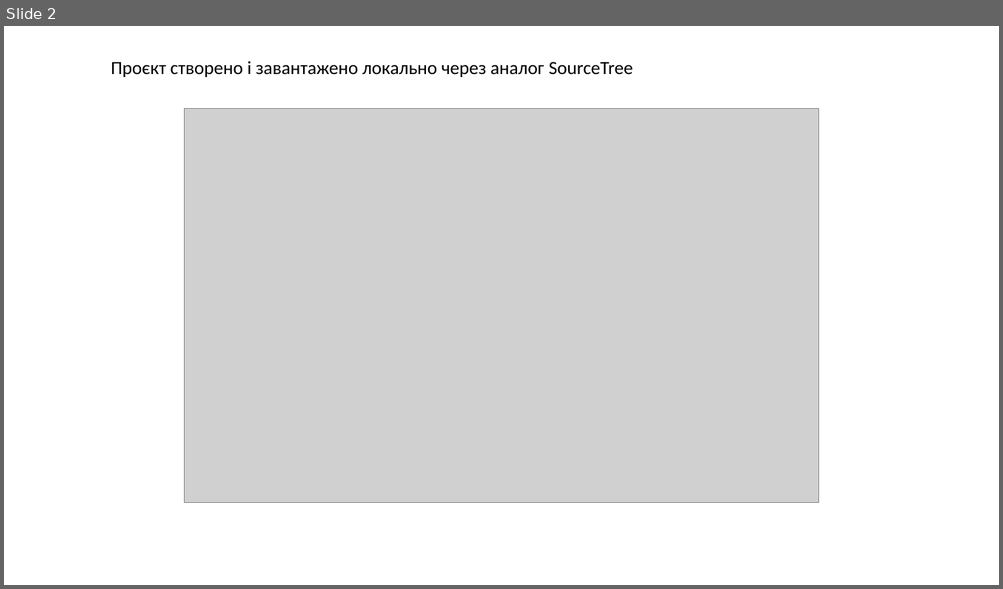
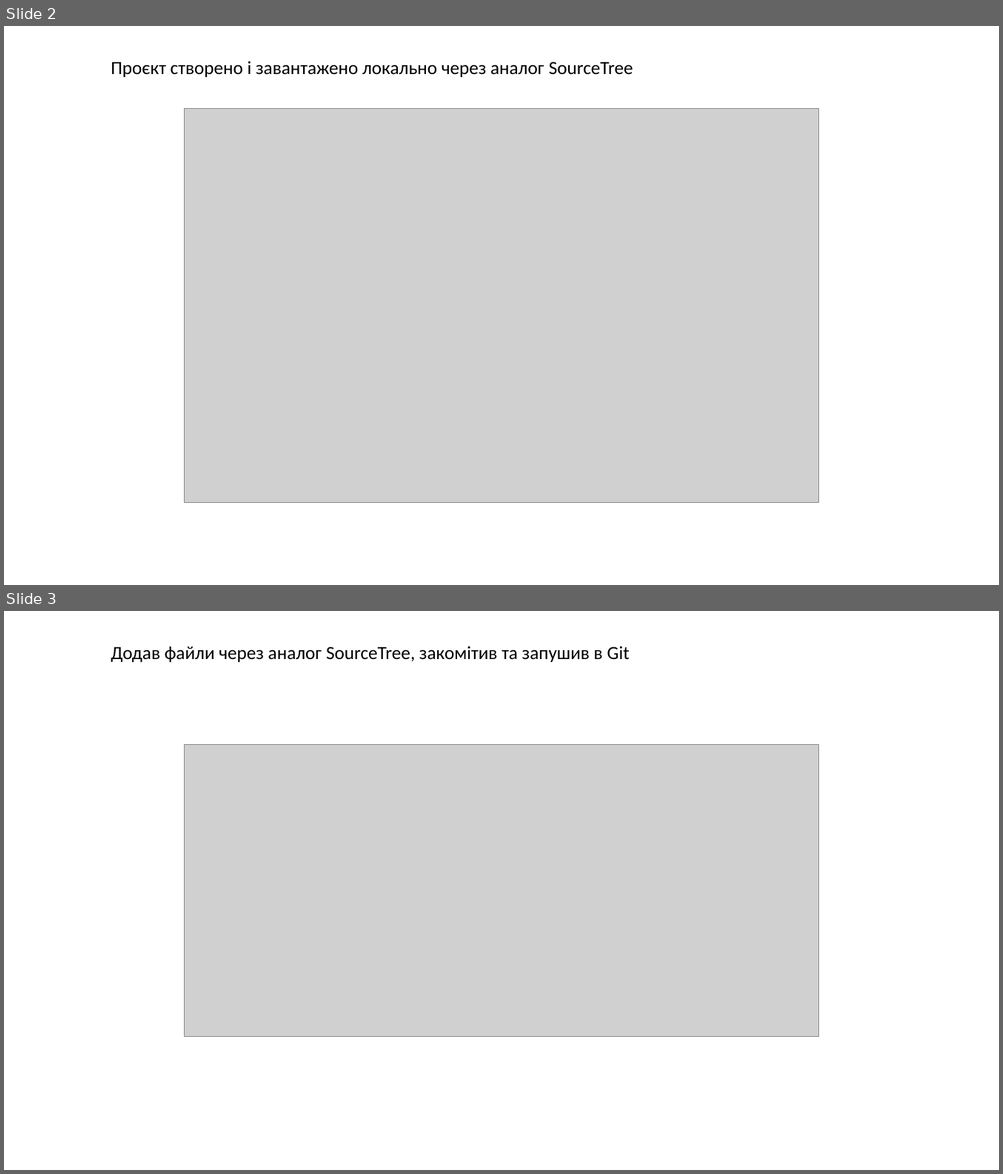
Before and after one commit to Urrba/Tech-Mind-Homework, a slide deck: Homework 3_Yevhenii Urbanas.pptx. Shown one above the other, each under a label of ours: slide 2 before the commit, slides 2 and 3 after it. The pictures are 1003x589 and 1003x1174 pixels, drawn with LibreOffice and Linux fonts; fonts in the diff are those of the drawing; grey boxes stand for pictures. Boxes give left, top, right and bottom in pixels: in the first picture for what was removed or moved away, otherwise in the second. Text is boxed around its words. In the diff, an @@ line names an element or a change of style, - is before the commit and + after.

```diff
--- a/Homework 3_Yevhenii Urbanas.pptx
+++ b/Homework 3_Yevhenii Urbanas.pptx
@@ slide 3 added at box(4, 611, 999, 1170), background #FFFFFF @@
@@ text added at box(111, 646, 629, 662), 18 pt, text #000000 @@
+Додав файли через аналог SourceTree, закомітив та запушив в Git
@@ picture added at box(185, 744, 819, 1037) @@
```
Also in this commit, not shown: 2 other slides added, 1 slide removed.
